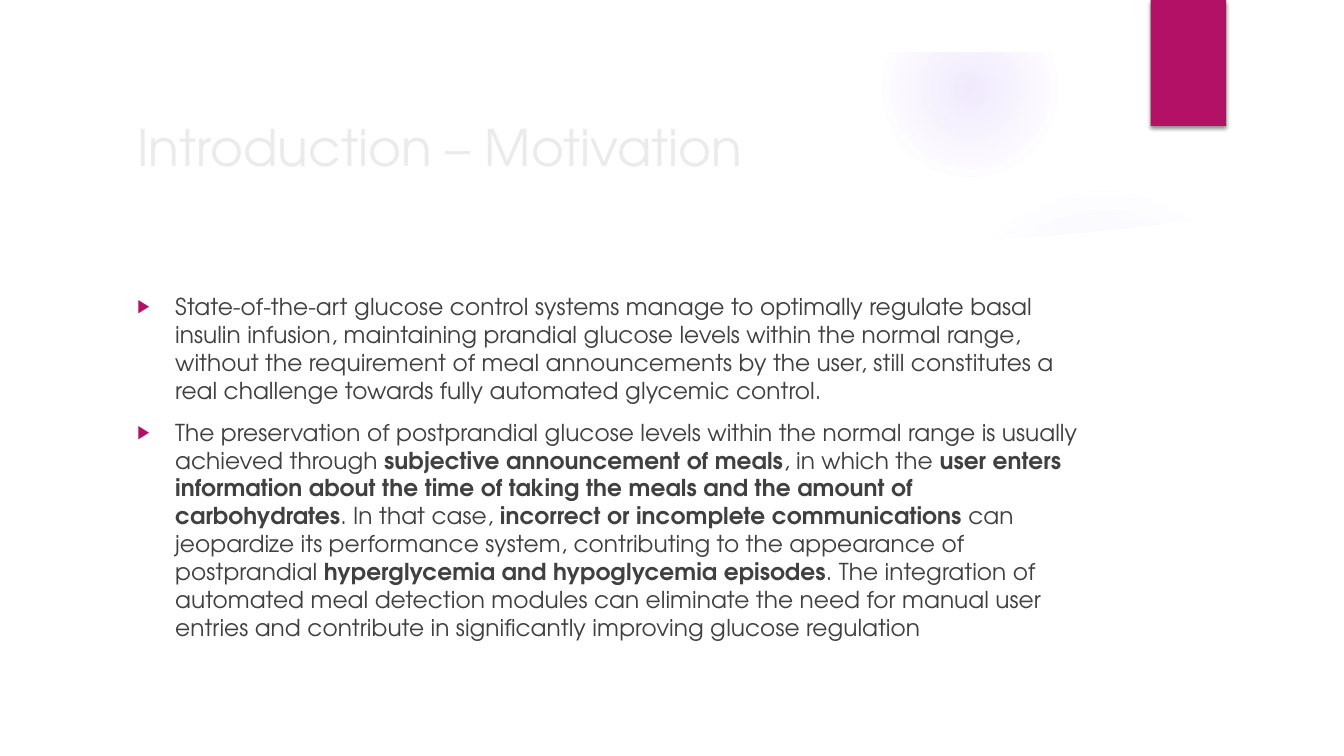
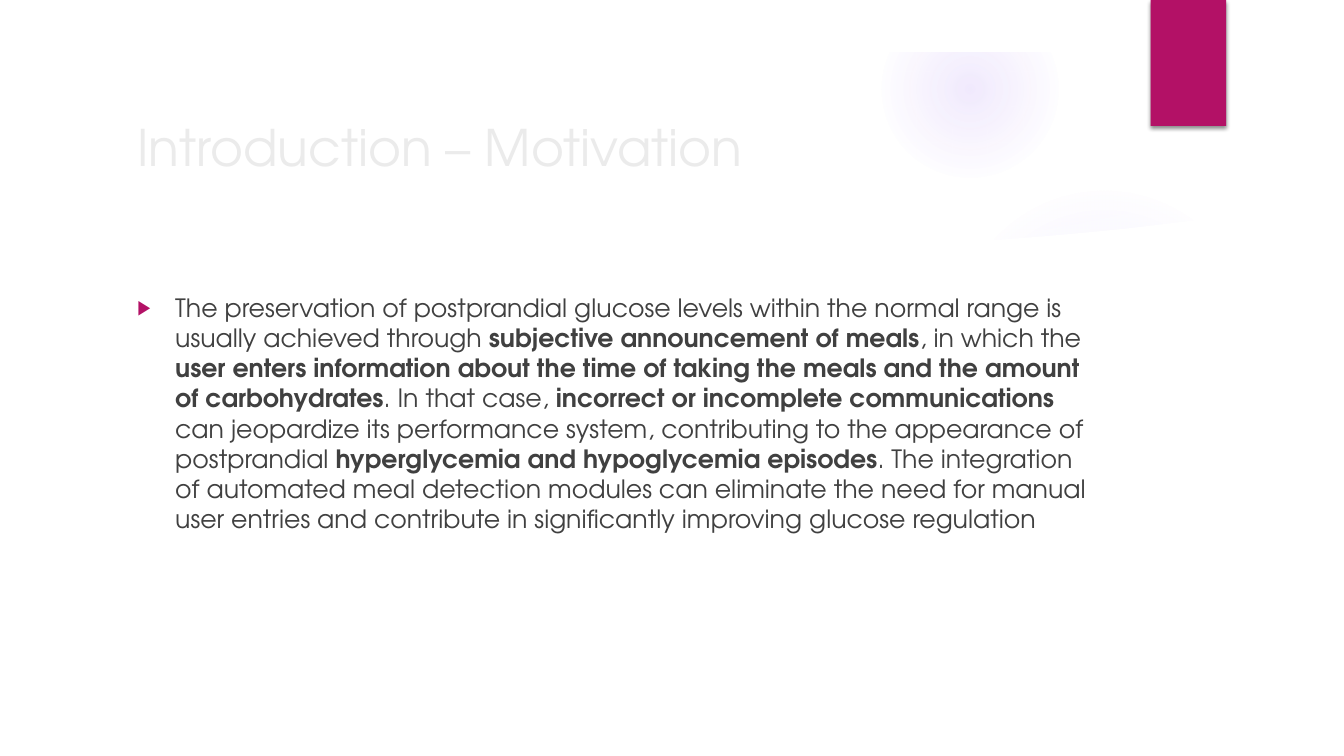
Before and after one commit to bodging/DiabetsTechMeatDetection, a slide deck: slide 3 of Präsentation.pptx. Drawn at 1344x756 pixels with LibreOffice and Linux fonts; fonts in the diff are those of the drawing; background and template pictures are left out. Boxes give left, top, right and bottom in pixels: in the first picture for what was removed or moved away, otherwise in the second. Text is boxed around its words. In the diff, an @@ line names an element or a change of style, - is before the commit and + after.

Commit message:
Update powerpoint

```diff
--- a/Präsentation.pptx
+++ b/Präsentation.pptx
@@ text "The preservation of postprandial glucose ..." at (175, 298, 1086, 534): size 16.6 to 18 pt @@
@@ text at (175, 297, 1053, 404): paragraph removed @@
-▶ State-of-the-art glucose control systems manage to optimally regulate basal insulin infusion, maintaining prandial glucose levels within the normal range, without the requirement of meal announcements by the user, still constitutes a real challenge towards fully automated glycemic control.
```
Also in this commit, not shown: 1 other slide changed, 2 slides added, 1 slide removed.
